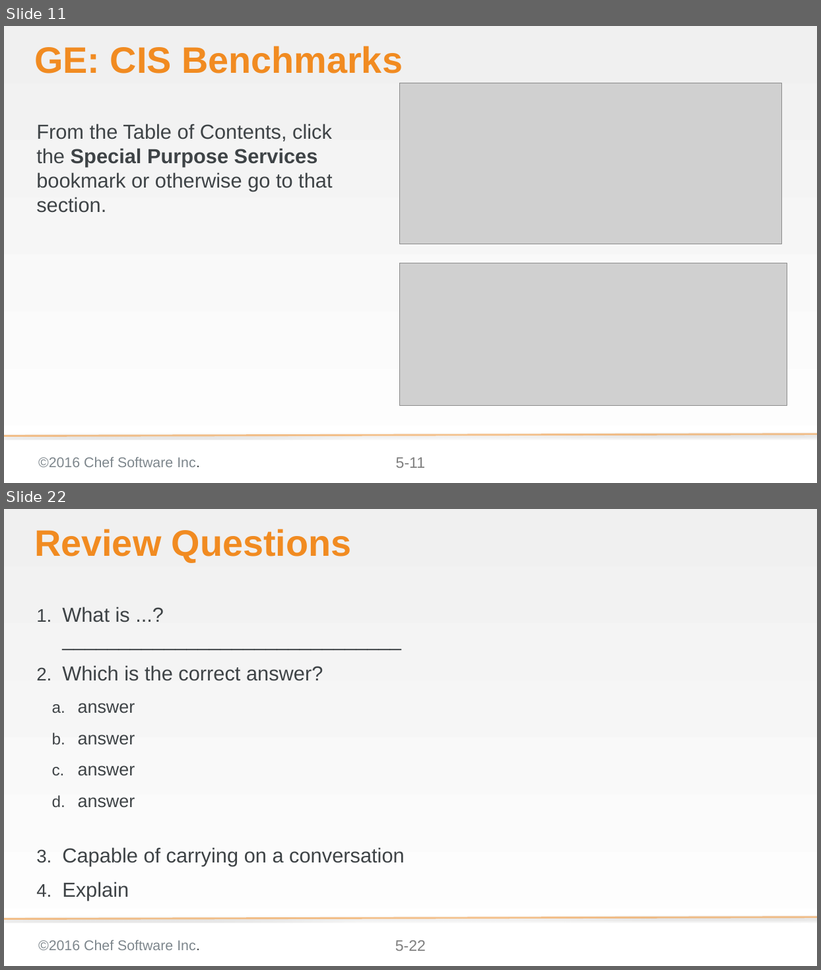
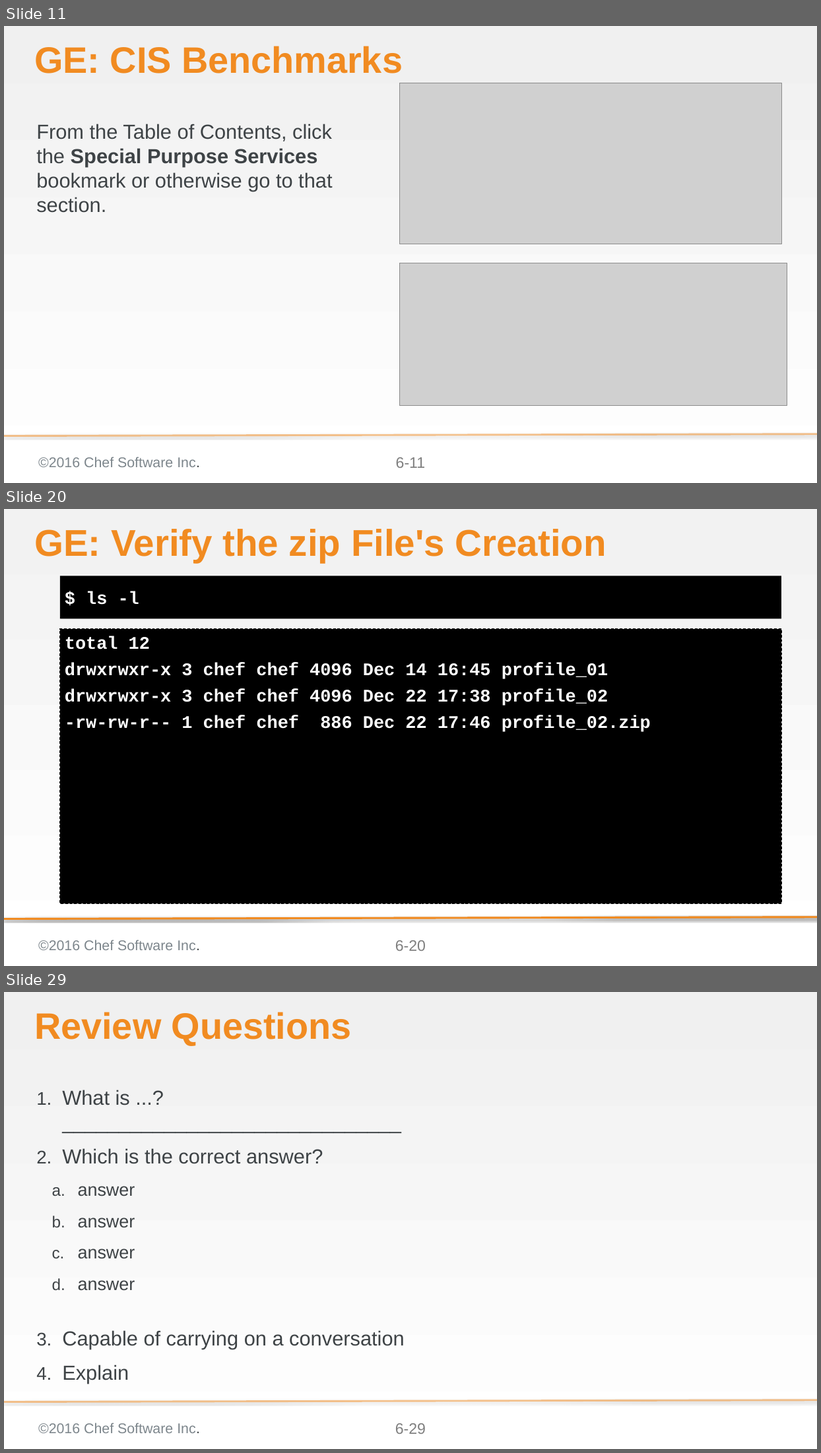
Before and after one commit to bchamby/chef-compliance-installation-configuration-operation, a slide deck: 06-compliance-frameworks-inspec.pptx. Shown one above the other, each under a label of ours: slides 11 and 22 before the commit, slides 11, 20 and 29 after it; the slides between them are not shown. The pictures are 821x970 and 821x1453 pixels, drawn with LibreOffice and Linux fonts; fonts in the diff are those of the drawing; grey boxes stand for pictures; background and template pictures are left out. Boxes give left, top, right and bottom in pixels: in the first picture for what was removed or moved away, otherwise in the second. Text is boxed around its words. In the diff, an @@ line names an element or a change of style, - is before the commit and + after.

```diff
--- a/06-compliance-frameworks-inspec.pptx
+++ b/06-compliance-frameworks-inspec.pptx
@@ slide 20 added at bbox=[4, 509, 817, 966], background gradient #F2F2F2 to #FFFFFF; not listed: 3 template elements that a slide beside it also shows @@
@@ title added at bbox=[34, 529, 607, 563], 58.7 pt, text #F18B21, bold @@
+GE: Verify the zip File's Creation
@@ text added at bbox=[60, 576, 781, 619], fill #000000, 28 pt, text #FFFFFF, bold @@
+$ ls -l
@@ text added at bbox=[60, 629, 781, 904], fill #000000, outline #000000 1 pt dashed, 28 pt, text #FFFFFF, bold @@
+total 12
+drwxrwxr-x 3 chef chef 4096 Dec 14 16:45 profile_01
+drwxrwxr-x 3 chef chef 4096 Dec 22 17:38 profile_02
+-rw-rw-r-- 1 chef chef 886 Dec 22 17:46 profile_02.zip
@@ line added from (817, 918) to (4, 920), #F18B21 3 pt @@
@@ page number at bbox=[396, 458, 426, 468]: text changed @@
-5-11
+6-11
@@ what was slide 22 is now slide 29 @@
@@ page number at bbox=[395, 1424, 426, 1434]: text changed @@
-5-22
+6-29
```
Also in this commit, not shown: 4 slides changed, 14 other slides added, 7 slides removed.
